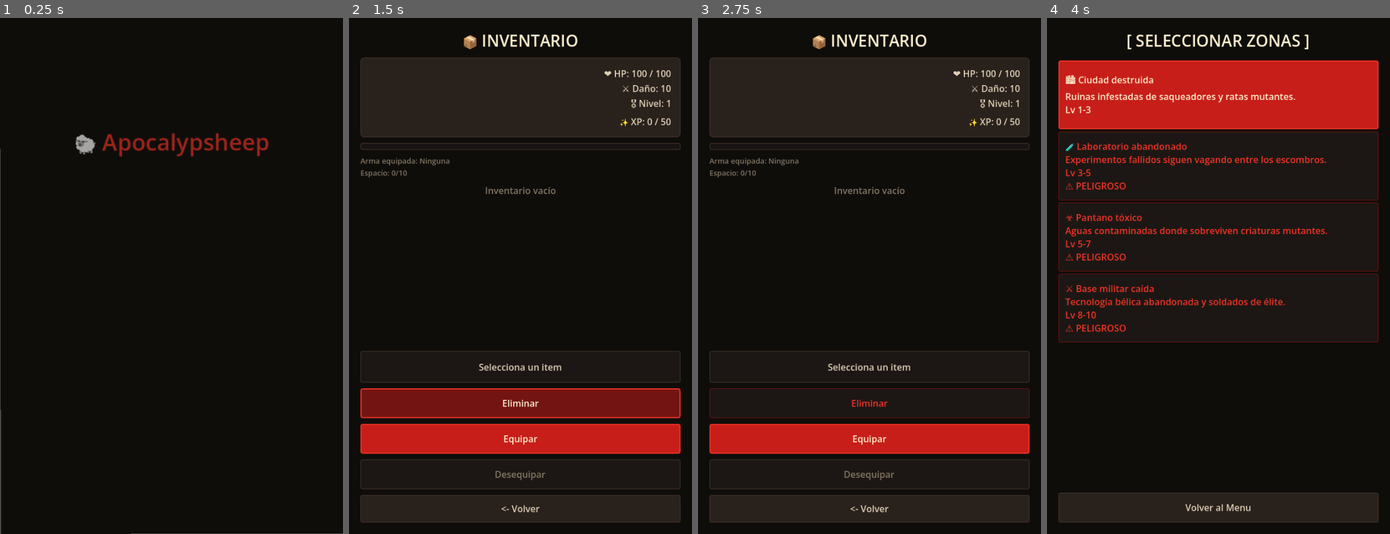
Above: before the commit, frames 1-4 (left to right).
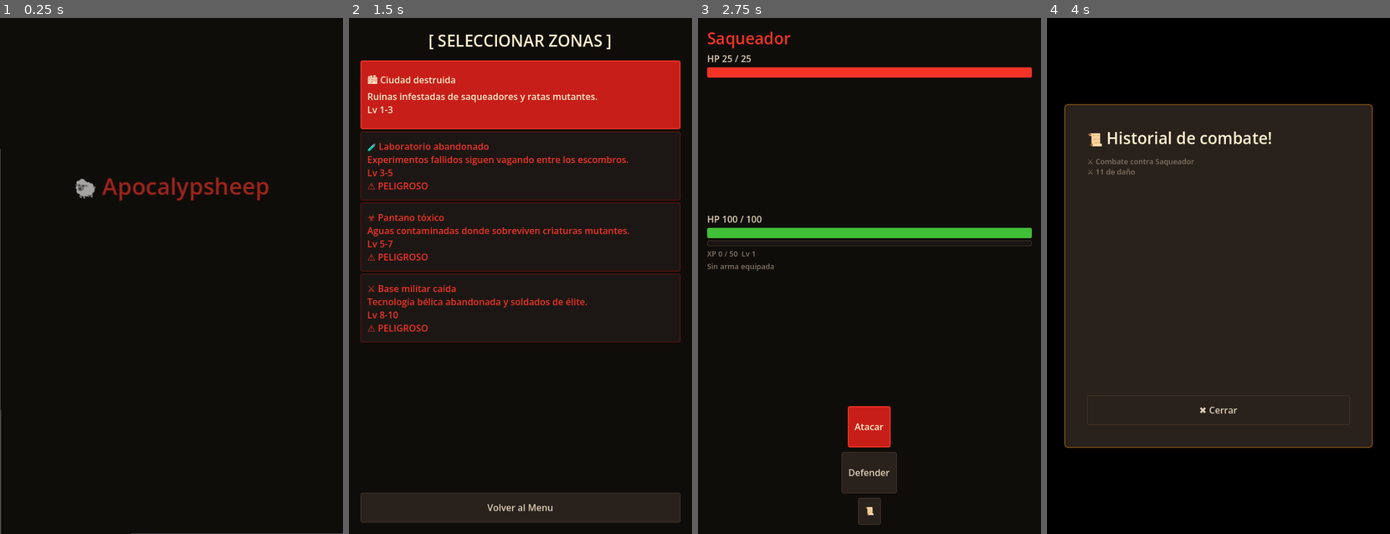
Above: after the commit, the same moments.

Repository: MirandaFrancoCBA/apocalypsheep
Game: Godot game, scene res://scenes/main_menu.tscn
Two runs of this game, one before a commit and one after it. Both use one fixed random seed, a clock stepped at 60 frames per second and the inputs below. Sound files missing from this copy of the repository are replaced by a short silence.
Inputs (mouse positions are in pixels of both pictures, inside the frame that each line leads up to):
- Up to frame 1 (0.25 s): no input
- Up to frame 2 (1.5 s): tap Enter at 0.5 s; move the mouse to (595, 250) at 0.52 s; click (595, 250) at 0.67 s; click (520, 405) at 1.25 s, where only the run before the commit has a clickable "Eliminar"
- Up to frame 3 (2.75 s): click (869, 95) at 2 s, where only the run after the commit has a clickable "🏙 Ciudad destruida Ruinas inf…"
- Up to frame 4 (4 s): click (1218, 425) at 2.75 s, where only the run after the commit has a clickable "Atacar"; click (1218, 513) at 3.5 s, where only the run after the commit has a clickable "📜"

The runs differ from the first frame. In frame 1, 1.8% of the frame differs, in the area x 21-79%, y 22-36%; in frame 2, 31%; in frame 3, 30%; in frame 4, 44%, in the area x 3-97%, y 3-98%.

Commit message:
Fix: let main menu size from content at center

Diff:
--- a/scenes/main_menu.tscn
+++ b/scenes/main_menu.tscn
@@ -19,13 +19,9 @@
 anchor_top = 0.5
 anchor_right = 0.5
 anchor_bottom = 0.5
-offset_left = -109.3533
-offset_top = -139.99991
-offset_right = 109.64673
-offset_bottom = 6.000122
 grow_horizontal = 2
 grow_vertical = 2
-theme_override_constants/separation = 20
+theme_override_constants/separation = 16
 
 [node name="LabelTitle" type="Label" parent="VBoxContainer" unique_id=122168709]
 layout_mode = 2
